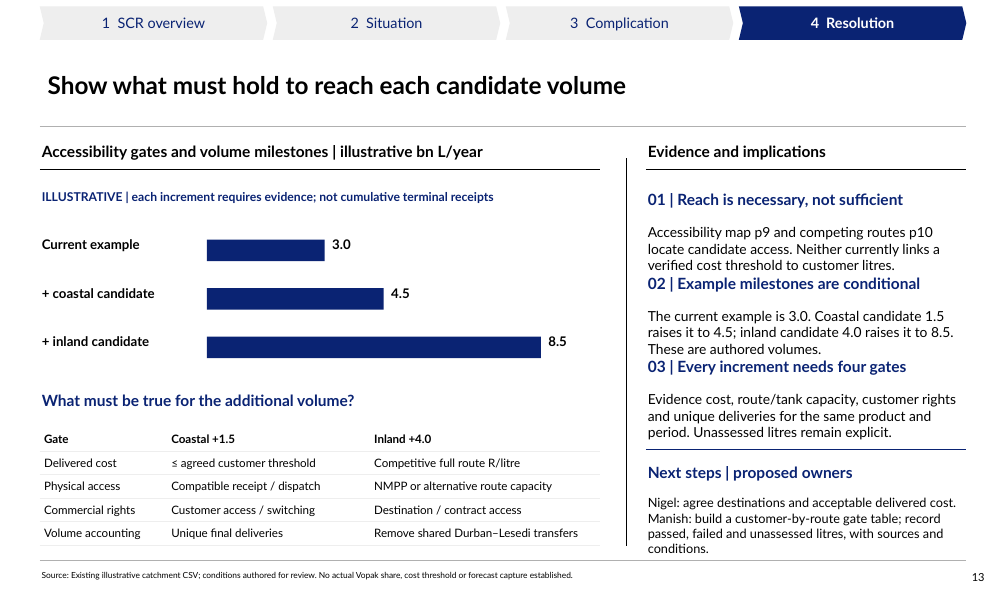
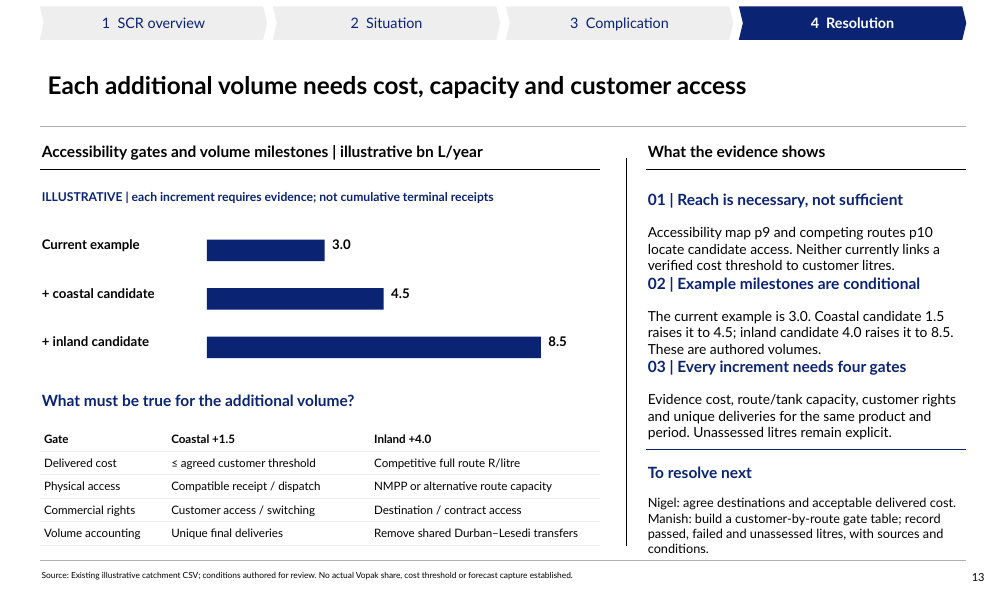
Before and after one commit to Africa-International-Advisors/liquid_fuels_model, a slide deck: slide 13 of pptx/output/delivered/Vopak_Week1_Analytical_Pack_2026_10_06.pptx. Drawn at 1008x597 pixels with LibreOffice and Linux fonts; fonts in the diff are those of the drawing; background and template pictures are left out. Boxes give left, top, right and bottom in pixels: in the first picture for what was removed or moved away, otherwise in the second. Text is boxed around its words. In the diff, an @@ line names an element or a change of style, - is before the commit and + after.

```diff
--- a/pptx/output/delivered/Vopak_Week1_Analytical_Pack_2026_10_06.pptx
+++ b/pptx/output/delivered/Vopak_Week1_Analytical_Pack_2026_10_06.pptx
@@ title at <box>48,76,747,98</box>: text changed @@
-Show what must hold to reach each candidate volume
+Each additional volume needs cost, capacity and customer access
@@ text at <box>648,145,825,157</box>: text changed @@
-Evidence and implications
+What the evidence shows
@@ text at <box>648,466,752,478</box>: text changed @@
-Next steps | proposed owners
+To resolve next
```
Also in this commit, not shown: 13 other slides changed, 6 other files.
